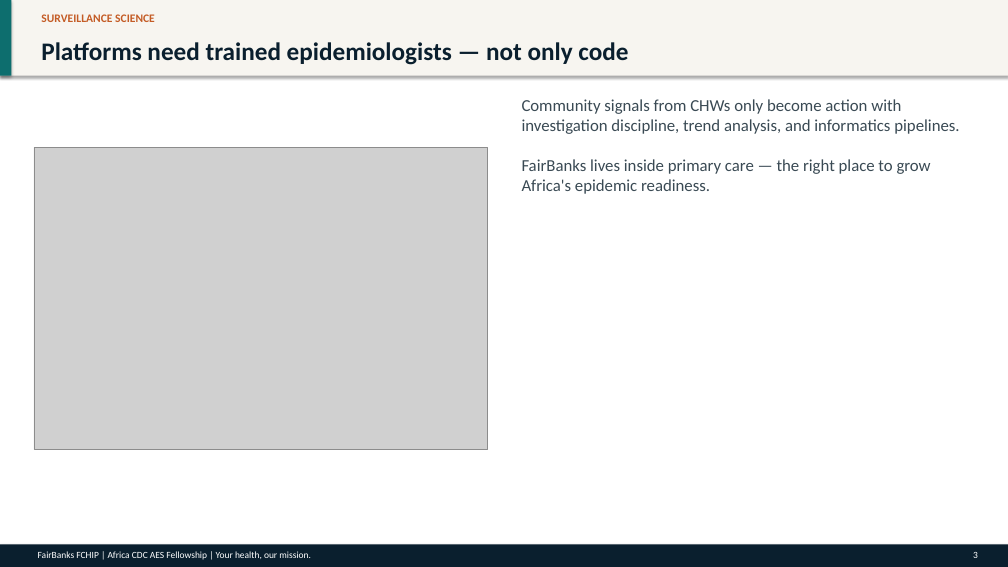
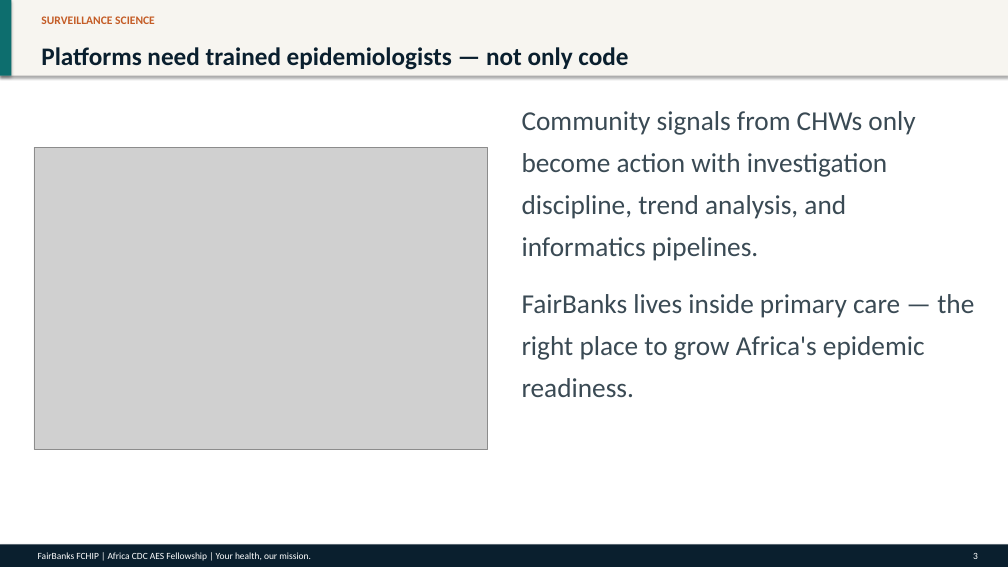
Before and after one commit to WASSWA2624/fairbanks, a slide deck: slide 3 of applications/africa-cdc/documents/africa-cdc_ppt.pptx. Drawn at 1008x567 pixels with LibreOffice and Linux fonts; fonts in the diff are those of the drawing; grey boxes stand for pictures. Boxes give left, top, right and bottom in pixels: in the first picture for what was removed or moved away, otherwise in the second. Text is boxed around its words. In the diff, an @@ line names an element or a change of style, - is before the commit and + after.

Commit message:
Enhance PowerPoint generation scripts across multiple applications by introducing balanced text box sizing and vertical alignment for improved readability. Update font sizes for various text elements to ensure consistency and clarity in presentations. Adjust document formatting rules to align with project branding and enhance overall presentation quality.

```diff
--- a/applications/africa-cdc/documents/africa-cdc_ppt.pptx
+++ b/applications/africa-cdc/documents/africa-cdc_ppt.pptx
@@ text "SURVEILLANCE SCIENCE" at [41,16,155,24]: line spacing 1 to 1.15; more space between paragraphs @@
@@ text "Platforms need trained epidemiologists — ..." at [41,47,628,70]: line spacing 1 to 1.15; more space between paragraphs @@
@@ text at [522,111,974,397]: text changed; size 16 to 26 pt @@
-Community signals from CHWs only become action with investigation discipline, trend analysis, and informatics pipelines.
-FairBanks lives inside primary care — the right place to grow Africa's epidemic readiness.
+Community signals from CHWs only become action with investigation discipline, trend analysis, and informatics pipelines.
+FairBanks lives inside primary care — the right place to grow Africa's epidemic readiness.
```
Also in this commit, not shown: 9 other slides changed, 50 other files.
